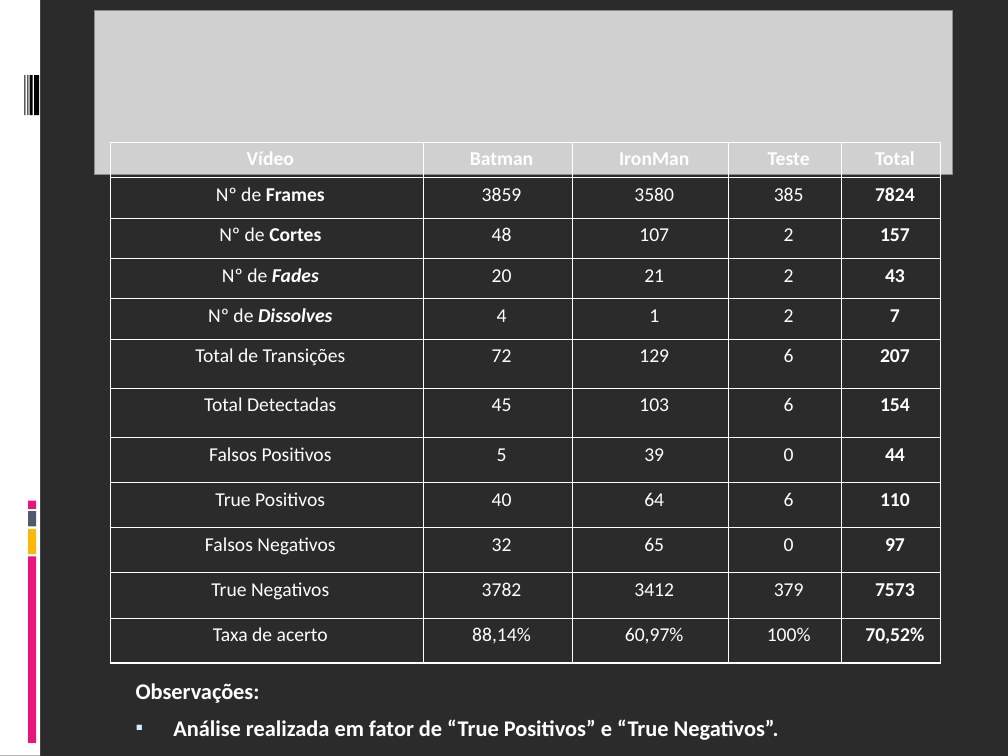
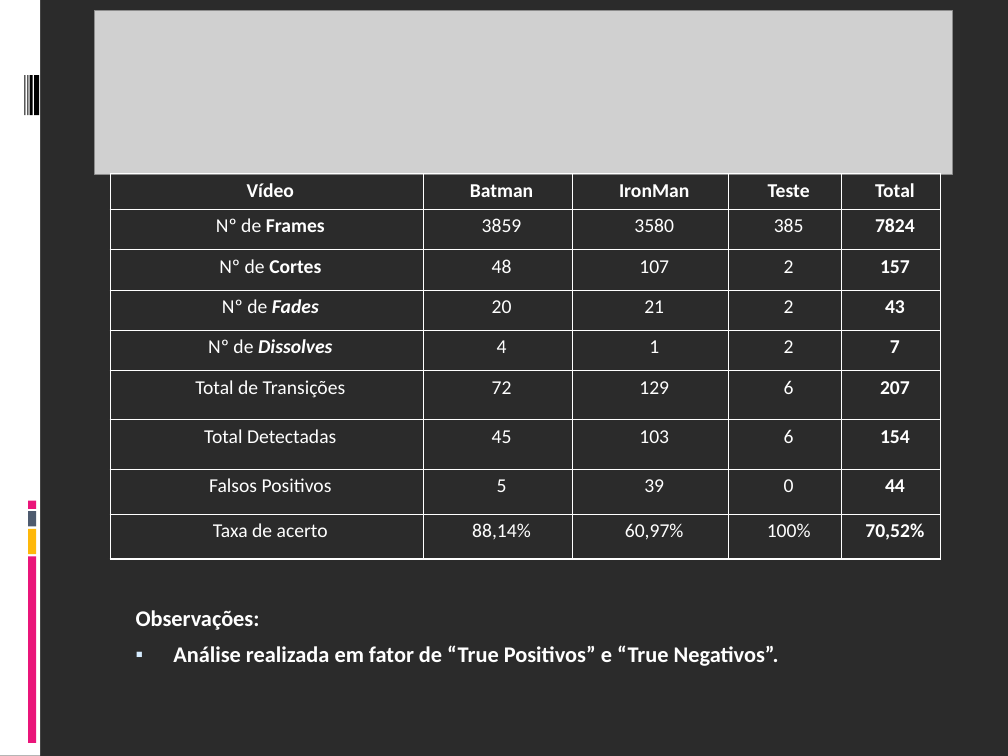
Before and after one commit to fabriciols/m-fit, a slide deck: slide 7 of DOCS/Apresentação/Apresentação_Final.ppt. Drawn at 1008x756 pixels with LibreOffice and Linux fonts; fonts in the diff are those of the drawing; grey boxes stand for pictures; background and template pictures are left out; a plain dark background stands for a picture behind light text. Boxes give left, top, right and bottom in pixels: in the first picture for what was removed or moved away, otherwise in the second. Text is boxed around its words. In the diff, an @@ line names an element or a change of style, - is before the commit and + after.

```diff
--- a/DOCS/Apresentação/Apresentação_Final.ppt
+++ b/DOCS/Apresentação/Apresentação_Final.ppt
@@ table at (x1=110, y1=173, x2=938, y2=558) @@
-row 9: True Positivos | 40 | 64 | 6 | 110
-row 10: Falsos Negativos | 32 | 65 | 0 | 97
-row 11: True Negativos | 3782 | 3412 | 379 | 7573
@@ table resized from (x1=110, y1=142, x2=938, y2=663) to (x1=110, y1=173, x2=938, y2=558) @@
@@ text "Observações:" moved from (x1=136, y1=683, x2=779, y2=740) to (x1=136, y1=610, x2=779, y2=666) @@
```
Also in this commit, not shown: 3 other slides changed.
